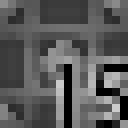
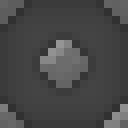
The second (128, 128) image is a revision of the first. Changes to its layers:
hid group "Debug" (16 layers) over [40, 64, 128, 128]
hid "Bars" over [0, 0, 128, 128]
"Multi": blend multiply → normal, painted on it over [0, 0, 128, 128]
